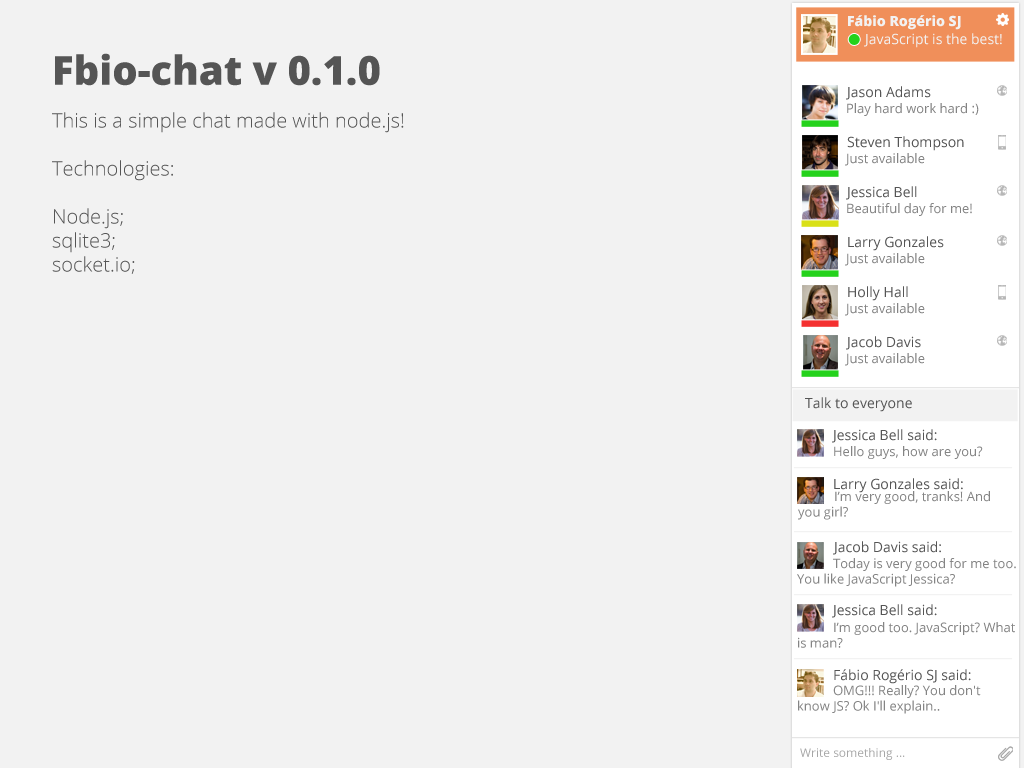
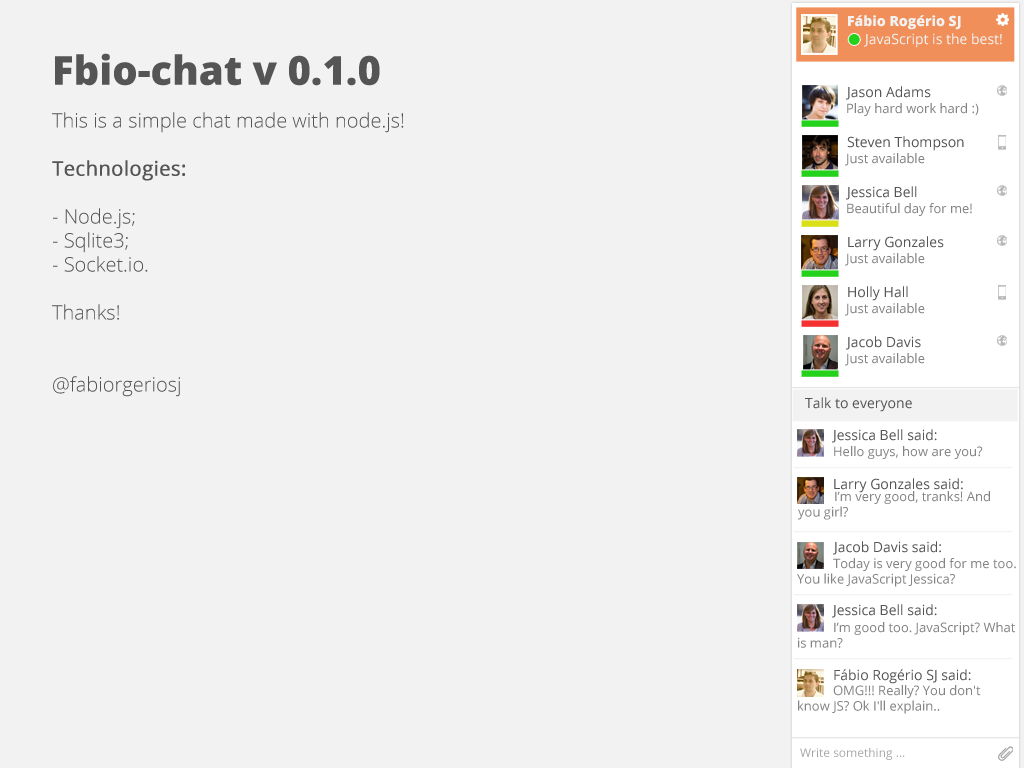
Layered file, before and after one edit (1024x768). Changes by layer:
renamed "This is a simple chat made with node.js! Technologies: Node.j" to "This is a simple chat made with node.js! Technologies: - Node", painted on it over [52, 160, 185, 397]
